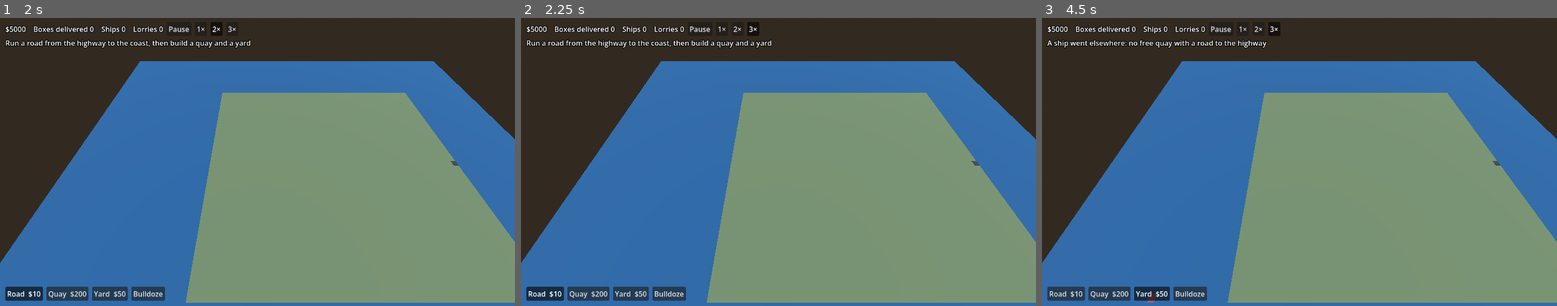
Above: before the commit, frames 1-3 (left to right).
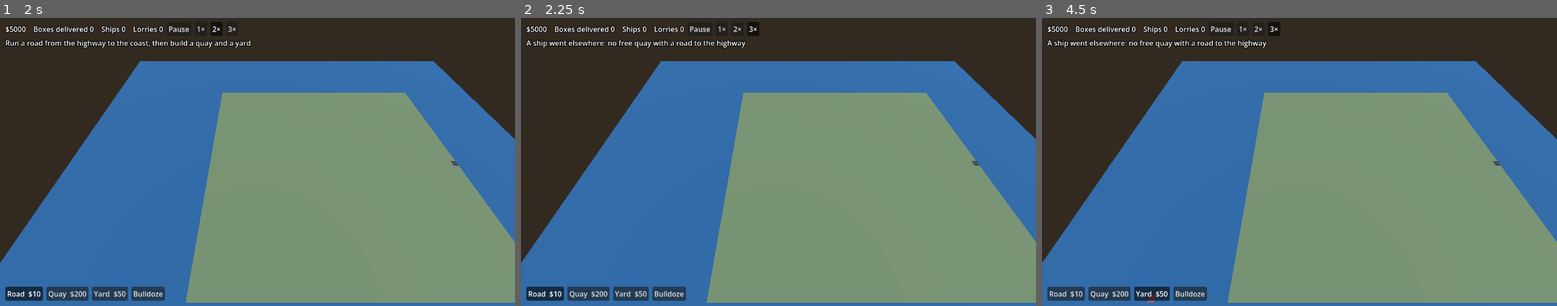
Above: after the commit, the same moments.

Repository: JFrusher/PortSkylines
Game: Godot game, scene res://main.tscn
Two runs of this game, one before a commit and one after it. Both use one fixed random seed, a clock stepped at 60 frames per second and the inputs below.
Inputs:
- Up to frame 1 (2 s): click "1×" at 0.5 s; click "2×" at 1.25 s
- Up to frame 2 (2.25 s): click "3×" at 2 s
- Up to frame 3 (4.5 s): click "Road $10" at 2.75 s; click "Quay $200" at 3.5 s; click "Yard $50" at 4.25 s

Frame 1 is identical in both runs. In frame 2, 0.7% of the frame differs, in the area x 0-49%, y 7-11%; in frame 3, nothing differs.

Commit message:
M1.6: PortSim steps in fixed ticks
step(dt) becomes tick(). Ship arrivals, crane work and lorry dispatch
count calendar minutes; sailing and driving count vehicle seconds.
Tests run tick counts. main.gd ticks once per frame per speed step
until the accumulator lands in M1.8.

Co-Authored-By: Claude Opus 5.5 <noreply@anthropic.com>
Claude-Session: https://claude.ai/code/session_01HgAjWPb52WYKPrHZkzwvPC

Diff:
--- a/scripts/main.gd
+++ b/scripts/main.gd
@@ -24,8 +24,9 @@
 
 
 func _process(dt: float) -> void:
+	# shortcut: one tick per frame per speed step, replaced by the accumulator in M1.8.
 	for i in hud.speed:
-		sim.step(dt)
+		sim.tick()
 	var cell := _hovered_cell()
 	view.show_hover(cell, _order_error(cell) == "")
 	if _painting:
--- a/scripts/sim/port_sim.gd
+++ b/scripts/sim/port_sim.gd
@@ -7,16 +7,17 @@
 const COST := {PortMap.Tile.ROAD: 10, PortMap.Tile.QUAY: 200, PortMap.Tile.YARD: 50}
 const START_MONEY := 5000
 const FEE_PER_BOX := 120
-const FIRST_SHIP := 10.0
-const SHIP_INTERVAL := 45.0
+const FIRST_SHIP_MINUTES := 10.0
+const SHIP_INTERVAL_MINUTES := 45.0
 const SHIP_BOXES := 12
 const SAIL_SECONDS := 4.0
-const CRANE_SECONDS := 2.0
+const CRANE_MINUTES := 2.0
 const YARD_CAPACITY := 6
-const LORRY_INTERVAL := 1.0
-const LORRY_SPEED := 5.0  # tiles per second
+const LORRY_INTERVAL_MINUTES := 1.0
+const LORRY_SPEED := 5.0  # tiles per vehicle second
 
 var map := PortMap.new()
+var clock := SimClock.new()
 var money := START_MONEY
 var delivered := 0
 var status := "Run a road from the highway to the coast, then build a quay and a yard"
@@ -27,7 +28,8 @@
 
 ## Boxes on each yard tile that a lorry is already coming for.
 var _claimed := {}
-var _until_ship := FIRST_SHIP
+## Calendar minutes until the next ship and the next lorry dispatch.
+var _until_ship := FIRST_SHIP_MINUTES
 var _until_lorry := 0.0
 
 
@@ -40,6 +42,7 @@
 	var state := State.ARRIVING
 	## 0 out at sea, 1 alongside the quay.
 	var sail := 0.0
+	## Calendar minutes into the current crane move.
 	var crane := 0.0
 
 	func _init(at_quay: Vector2i, at_berth: Vector2i, cargo: int) -> void:
@@ -104,18 +107,19 @@
 	return err
 
 
-func step(dt: float) -> void:
-	_until_ship -= dt
+func tick() -> void:
+	clock.tick()
+	_until_ship -= SimClock.CALENDAR_MINUTES_PER_TICK
 	if _until_ship <= 0.0:
-		_until_ship = SHIP_INTERVAL
+		_until_ship = SHIP_INTERVAL_MINUTES
 		_call_ship()
 	for ship: Ship in ships.duplicate():
-		_work(ship, dt)
-	_until_lorry -= dt
+		_work(ship)
+	_until_lorry -= SimClock.CALENDAR_MINUTES_PER_TICK
 	if _until_lorry <= 0.0 and _dispatch_lorry():
-		_until_lorry = LORRY_INTERVAL
+		_until_lorry = LORRY_INTERVAL_MINUTES
 	for lorry: Lorry in lorries.duplicate():
-		_drive(lorry, dt)
+		_drive(lorry)
 
 
 func _call_ship() -> void:
@@ -136,30 +140,30 @@
 	return false
 
 
-func _work(ship: Ship, dt: float) -> void:
+func _work(ship: Ship) -> void:
 	match ship.state:
 		Ship.State.ARRIVING:
-			ship.sail = minf(ship.sail + dt / SAIL_SECONDS, 1.0)
+			ship.sail = minf(ship.sail + SimClock.TICK_SECONDS / SAIL_SECONDS, 1.0)
 			if ship.sail == 1.0:
 				ship.state = Ship.State.WORKING
 				status = "A ship is unloading"
 		Ship.State.WORKING:
-			ship.crane += dt
-			if ship.crane < CRANE_SECONDS:
+			ship.crane += SimClock.CALENDAR_MINUTES_PER_TICK
+			if ship.crane < CRANE_MINUTES:
 				return
 			var yard := _nearest_yard_with_space(ship.quay)
 			if yard == PortMap.NONE:
-				ship.crane = CRANE_SECONDS
+				ship.crane = CRANE_MINUTES
 				status = "A ship is waiting: no yard space reachable from its quay"
 				return
-			ship.crane -= CRANE_SECONDS
+			ship.crane -= CRANE_MINUTES
 			# shortcut: the box jumps from crane to yard, add terminal tractors in M2.
 			ship.boxes -= 1
 			stacked[yard] = stacked.get(yard, 0) + 1
 			if ship.boxes == 0:
 				ship.state = Ship.State.LEAVING
 		Ship.State.LEAVING:
-			ship.sail -= dt / SAIL_SECONDS
+			ship.sail -= SimClock.TICK_SECONDS / SAIL_SECONDS
 			if ship.sail <= 0.0:
 				ships.erase(ship)
 
@@ -190,9 +194,9 @@
 	return false
 
 
-func _drive(lorry: Lorry, dt: float) -> void:
+func _drive(lorry: Lorry) -> void:
 	# shortcut: lorries drive through each other, add cell reservation in M2.
-	lorry.t += LORRY_SPEED * dt
+	lorry.t += LORRY_SPEED * SimClock.TICK_SECONDS
 	if lorry.t < lorry.path.size() - 1:
 		return
 	if lorry.loaded:
--- a/tests/test_sim.gd
+++ b/tests/test_sim.gd
@@ -36,9 +36,9 @@
 	return sim
 
 
-func _run(sim: PortSim, seconds: float) -> void:
-	for i in int(seconds / 0.05):
-		sim.step(0.05)
+func _run(sim: PortSim, minutes: float) -> void:
+	for i in roundi(minutes / SimClock.CALENDAR_MINUTES_PER_TICK):
+		sim.tick()
 
 
 func _test_build_rules() -> void:
@@ -70,13 +70,13 @@
 func _test_no_ship_without_a_road() -> void:
 	var sim := PortSim.new()
 	sim.build(QUAY, Vector2i(12, 3))
-	_run(sim, PortSim.FIRST_SHIP + 1)
+	_run(sim, PortSim.FIRST_SHIP_MINUTES + 1)
 	_expect(sim.ships.size(), 0, "no ship calls at an unconnected quay")
 
 
 func _test_ships_unload_and_lorries_pay() -> void:
 	var sim := _port()
 	var before := sim.money
-	_run(sim, PortSim.FIRST_SHIP + 120)
+	_run(sim, PortSim.FIRST_SHIP_MINUTES + 120)
 	_expect(sim.delivered >= PortSim.SHIP_BOXES, true, "first ship's boxes all delivered (%d)" % sim.delivered)
 	_expect(sim.money, before + sim.delivered * PortSim.FEE_PER_BOX, "every delivery is paid")
